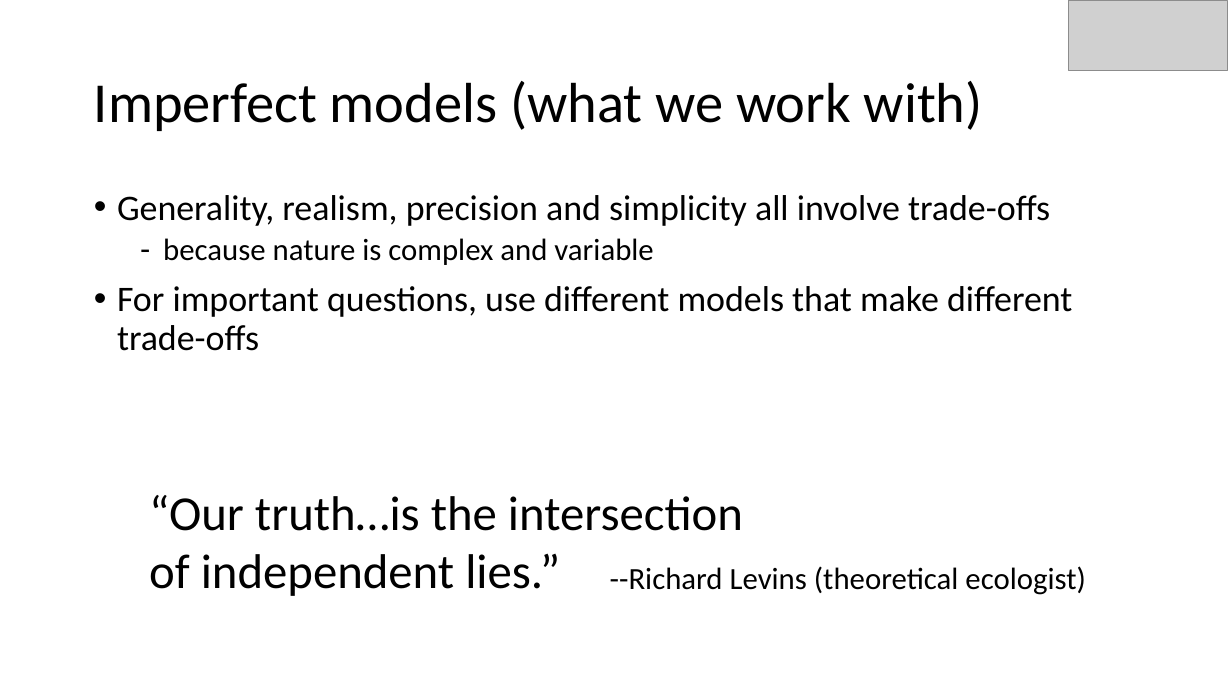
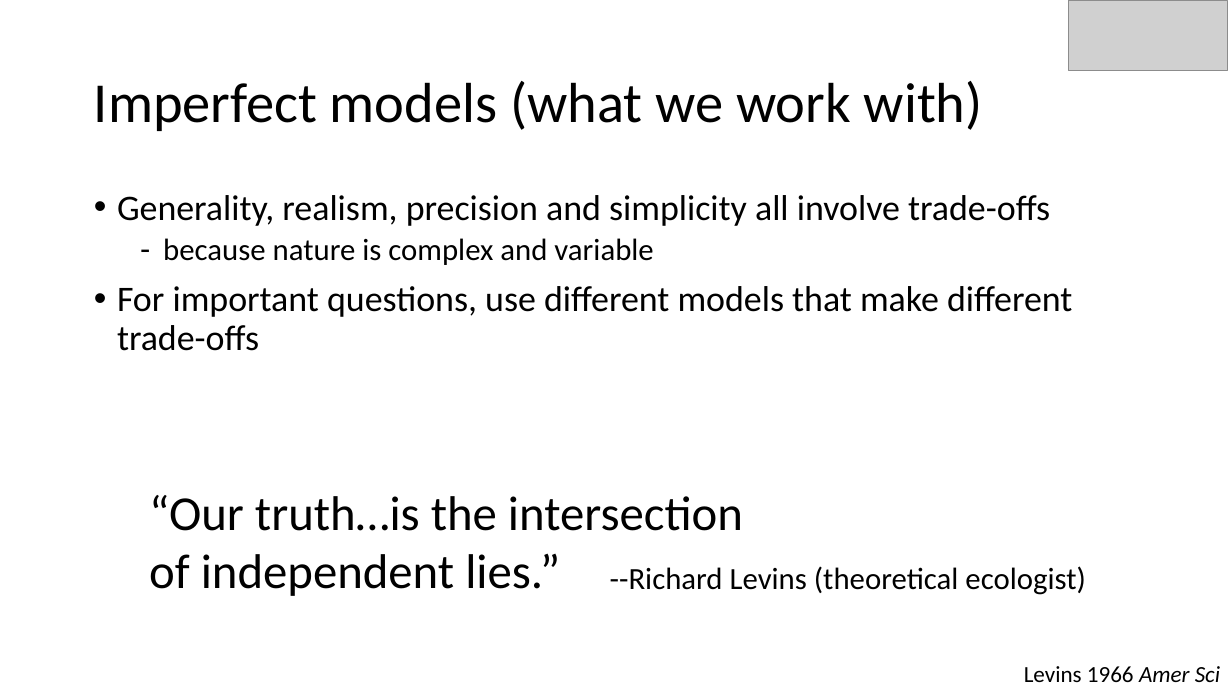
Before and after one commit to chase-lab/biodiv-patterns-course-2024, a slide deck: slide 14 of week 1/2 - Tuesday/Intro-modelling-and-metapopulation-dynamics.pptx. Drawn at 1232x693 pixels with LibreOffice and Linux fonts; fonts in the diff are those of the drawing; grey boxes stand for pictures. Boxes give left, top, right and bottom in pixels: in the first picture for what was removed or moved away, otherwise in the second. Text is boxed around its words. In the diff, an @@ line names an element or a change of style, - is before the commit and + after.

Commit message:
update slides for tuesday and wednesday

```diff
--- a/week 1/2 - Tuesday/Intro-modelling-and-metapopulation-dynamics.pptx
+++ b/week 1/2 - Tuesday/Intro-modelling-and-metapopulation-dynamics.pptx
@@ text added at (x1=1024, y1=666, x2=1220, y2=682), 18 pt, text #000000 @@
+Levins 1966 Amer Sci
```
Also in this commit, not shown: 2 other files.
